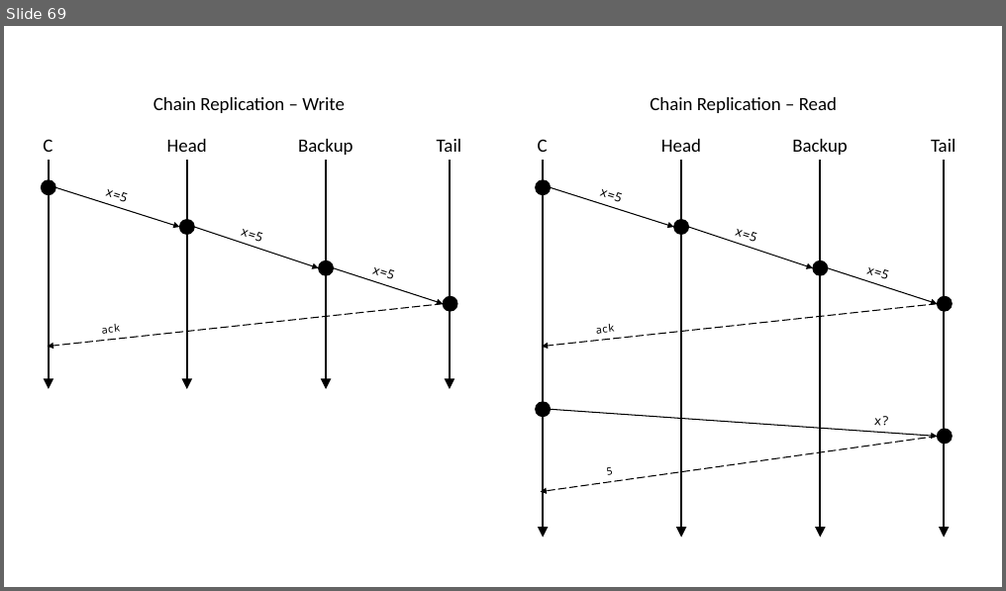
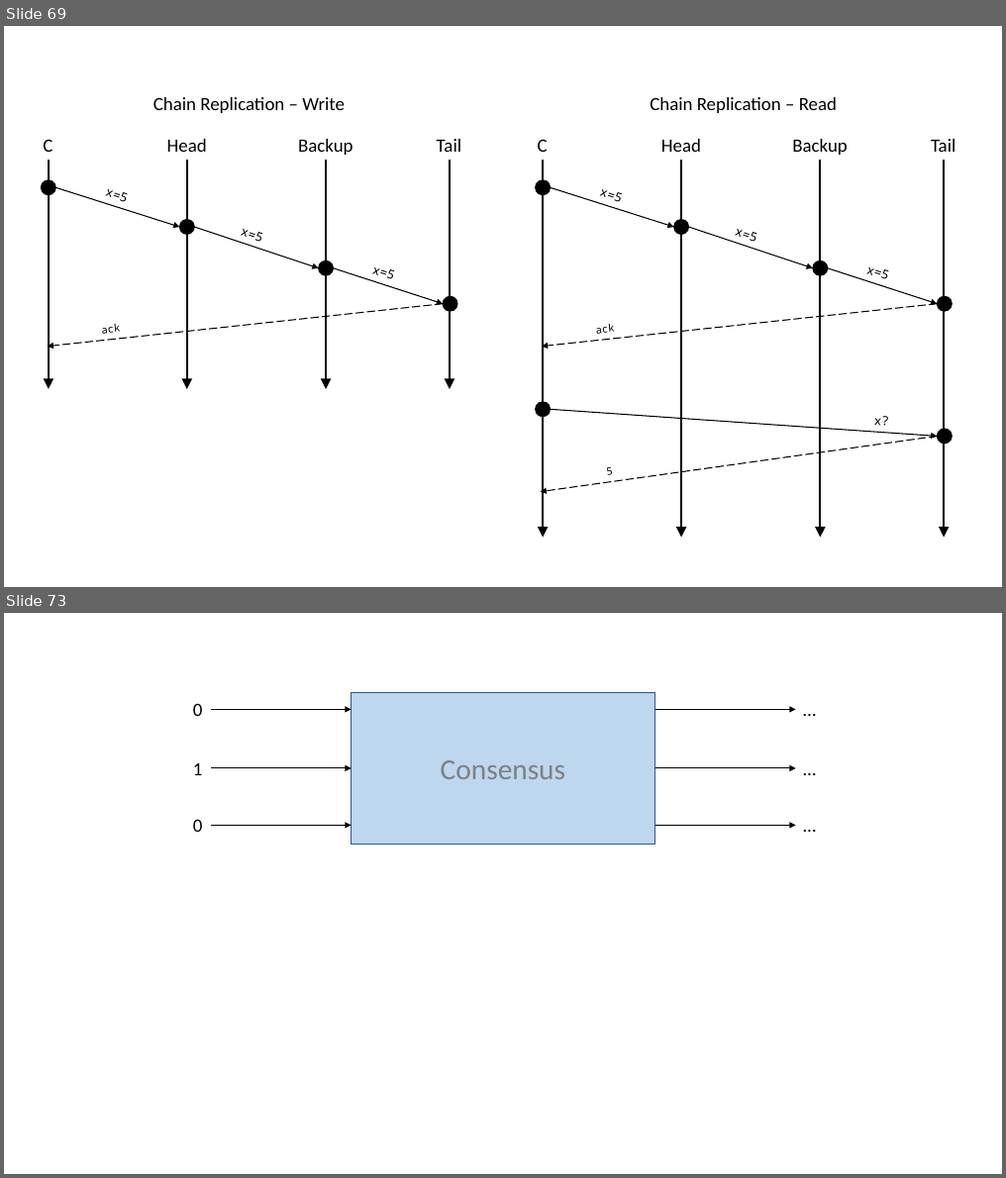
Before and after one commit to ChrisWhealy/DistributedSystemNotes, a slide deck: img/Diagrams.pptx. Shown one above the other, each under a label of ours: slide 69 before the commit, slides 69 and 73 after it; the slides between them are not shown. The pictures are 1006x591 and 1006x1178 pixels, drawn with LibreOffice and Linux fonts; fonts in the diff are those of the drawing. Boxes give left, top, right and bottom in pixels: in the first picture for what was removed or moved away, otherwise in the second. Text is boxed around its words. In the diff, an @@ line names an element or a change of style, - is before the commit and + after.

Commit message:
Add lecture 14

```diff
--- a/img/Diagrams.pptx
+++ b/img/Diagrams.pptx
@@ slide 73 added at (x1=4, y1=613, x2=1002, y2=1174), background #FFFFFF @@
@@ rectangle added at (x1=351, y1=692, x2=655, y2=845), fill #BDD7EE, outline #325491 1 pt, 28 pt, text #808080 @@
+Consensus
@@ text added at (x1=796, y1=694, x2=825, y2=724), 18 pt, text #000000 @@
+…
@@ text added at (x1=193, y1=703, x2=203, y2=716), 18 pt, text #000000 @@
+0
@@ arrow added from (211, 710) to (351, 710), #000000 1 pt @@
@@ arrow added from (655, 710) to (796, 710), #000000 1 pt @@
@@ text added at (x1=796, y1=753, x2=825, y2=783), 18 pt, text #000000 @@
+…
@@ text added at (x1=193, y1=762, x2=203, y2=775), 18 pt, text #000000 @@
+1
@@ arrow added from (211, 768) to (351, 768), #000000 1 pt @@
@@ arrow added from (655, 768) to (796, 768), #000000 1 pt @@
@@ text added at (x1=193, y1=819, x2=203, y2=832), 18 pt, text #000000 @@
+0
@@ text added at (x1=796, y1=810, x2=825, y2=840), 18 pt, text #000000 @@
+…
@@ arrow added from (211, 826) to (351, 826), #000000 1 pt @@
@@ arrow added from (655, 826) to (796, 826), #000000 1 pt @@
```
Also in this commit, not shown: 10 other slides added, 14 other files.
